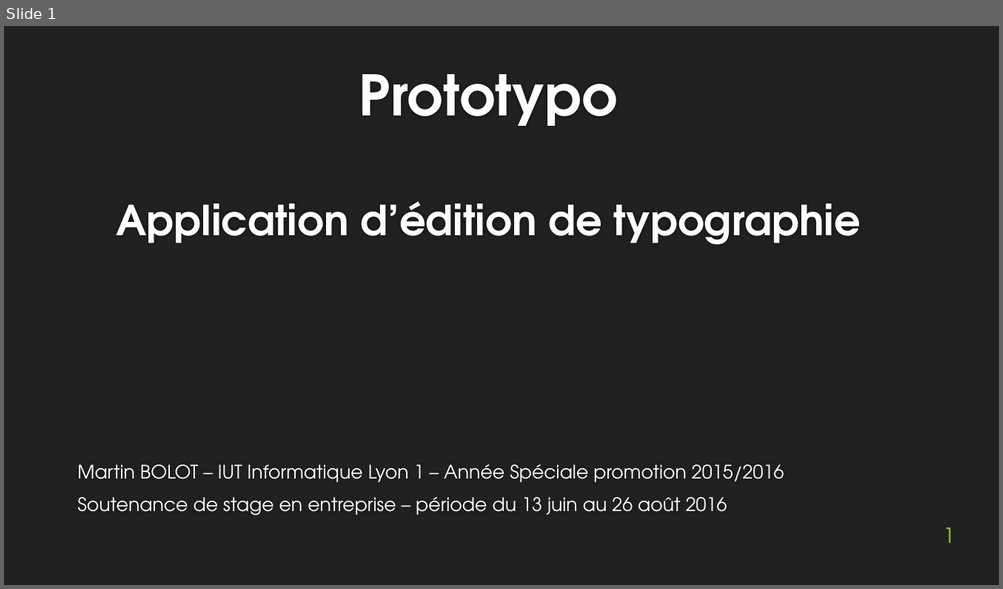
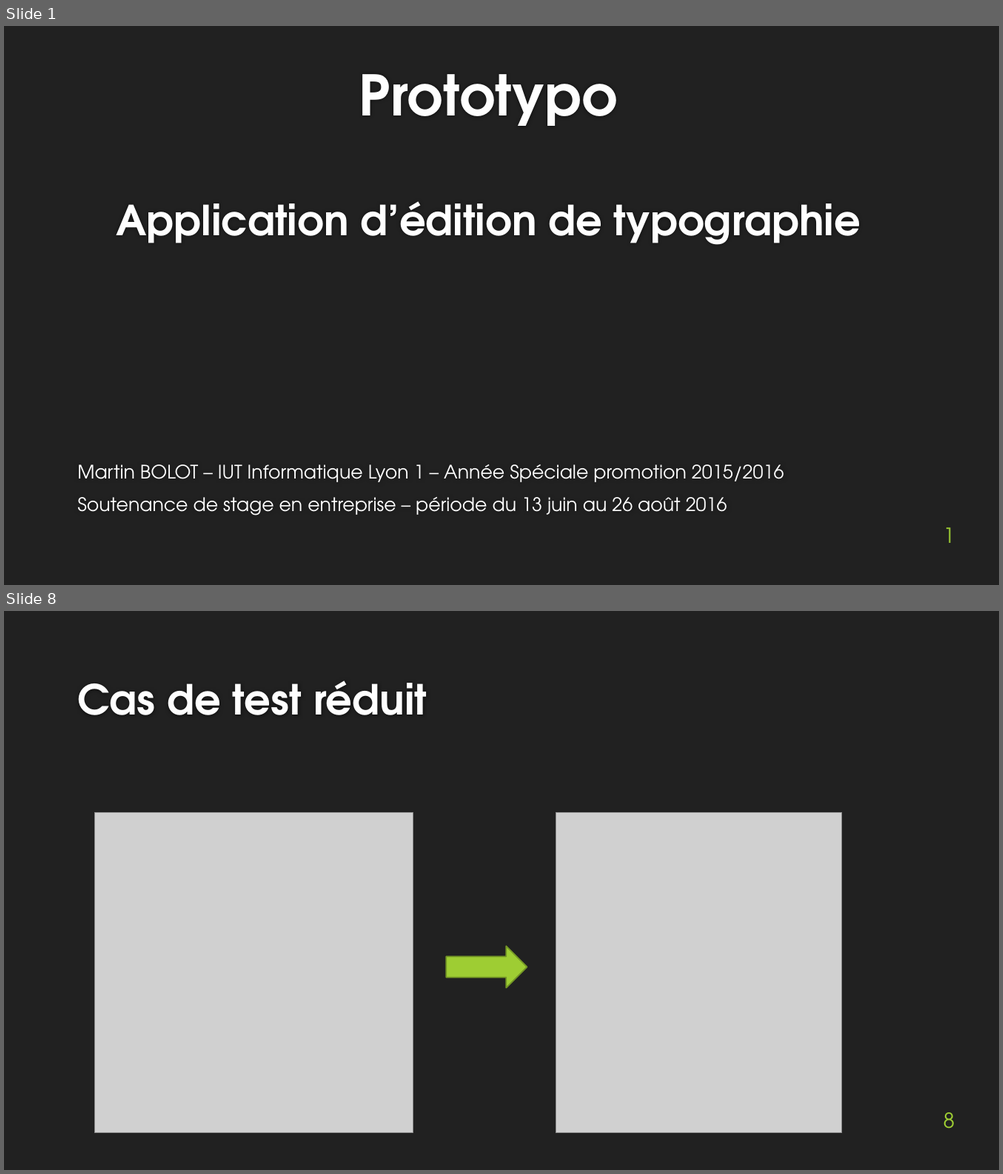
Before and after one commit to MartinBolot/Cours-IUT-Lyon1, a slide deck: Stage/Soutenance/presentation_soutenance.pptx. Shown one above the other, each under a label of ours: slide 1 before the commit, slides 1 and 8 after it; the slides between them are not shown. The pictures are 1003x589 and 1003x1174 pixels, drawn with LibreOffice and Linux fonts; fonts in the diff are those of the drawing; grey boxes stand for pictures; background and template pictures are left out. Boxes give left, top, right and bottom in pixels: in the first picture for what was removed or moved away, otherwise in the second. Text is boxed around its words. In the diff, an @@ line names an element or a change of style, - is before the commit and + after.

```diff
--- a/Stage/Soutenance/presentation_soutenance.pptx
+++ b/Stage/Soutenance/presentation_soutenance.pptx
@@ slide 8 added at [4,611,999,1170], background #212121 @@
@@ title added at [77,681,427,715], 40 pt, text #FEFEFE, bold @@
+Cas de test réduit
@@ picture added at [94,812,413,1133] @@
@@ picture added at [555,812,842,1133] @@
@@ right arrow added at [447,947,527,988], fill #9ECD33, outline #759826 1.25 pt @@
@@ page number added at [943,1113,955,1129], 20 pt, text #9ECD33 @@
+8
```
Also in this commit, not shown: 5 slides changed, 2 other slides added, 3 slides removed, 5 other files.
